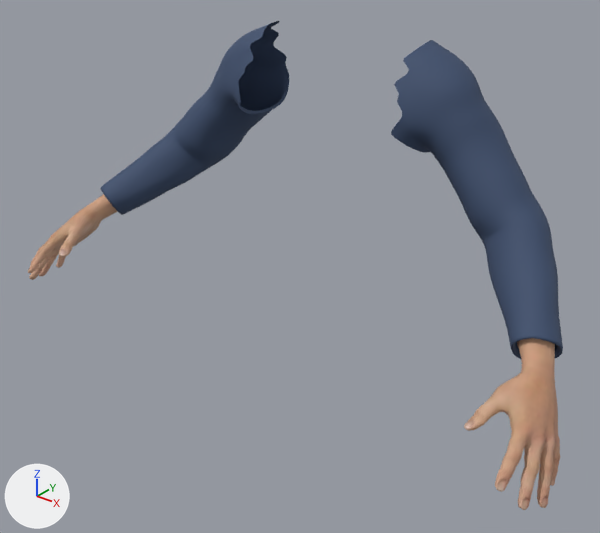
Two versions of the glTF model public/models/fp_body.glb, one commit apart.
Before and after are seen from a 50 mm lens placed at (0.868, -1.224, 1.792), pointed at (0.037, -0.186, 1.148). The axes (+X, +Y, +Z) are drawn at lower left. The lights are the same throughout. The first picture is the older version. Vertices at exactly the same position are counted once.

The scene before the commit, as lines of its bpy script (objects in view):
```python
mat_angler_man_body_001 = principled_material('angler_man.body.001')
mat_angler_man_body_001.texture = img_middleage_lightskinned_male_diffuse  # with its transparency
mat_angler_man_body_001.roughness = 0.7
mat_jacket = principled_material('jacket')
mat_jacket.base_color = (0.045, 0.075, 0.15)  # dark blue #3c4d6c
mat_jacket.roughness = 0.78
me_base_001 = bpy.data.meshes.new('base.001')
me_base_001.from_pydata(...)  # 3378 vertices, 6712 faces; spans x -0.576..0.576, y -0.375..-0.153, z 0.99..1.173
me_base_001.materials.append(mat_angler_man_body_001)  # picture img_middleage_lightskinned_male_diffuse
me_base_003 = bpy.data.meshes.new('base.003')
me_base_003.from_pydata(...)  # 4036 vertices, 7856 faces; spans x -0.516..0.513, y -0.21..0.062, z 1.111..1.53
me_base_003.materials.append(mat_jacket)  # dark blue #3c4d6c
ob_fp_arms = bpy.data.objects.new('fp_arms', me_base_001)
ob_fp_arms.location = (0.0, 0.0, 0.0)
ob_fp_sleeve = bpy.data.objects.new('fp_sleeve', me_base_003)
ob_fp_sleeve.location = (0.0, 0.0, 0.0)
```
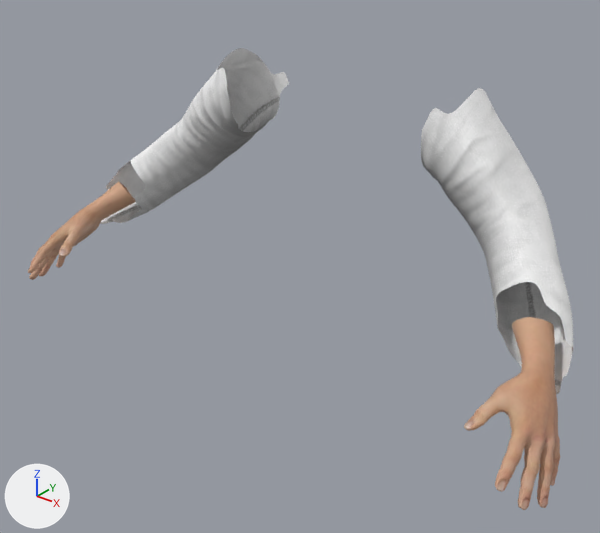
Boxes [x1, y1, x2, y2] around the edits, measured in the pictures (600 x 533 px; the box of a moved part takes in the faces that stretch with it):
'fp_sleeve', surface changed, reshaped
    before: [100, 21, 563, 359]
    after: [100, 48, 573, 394]
part 1 of me_base_001, added
    after: [110, 181, 555, 341]
part 2 of me_base_001, surface changed
    both: [98, 194, 556, 397]
part 3 of me_base_003, rebuilt (12% narrower)
    before: [391, 40, 563, 359]
    after: [421, 88, 573, 394]
part 4 of me_base_003, moved or reshaped
    before: [100, 21, 289, 215]
    after: [100, 48, 289, 224]

What changed in the scene script:
```text
Add img_male_casualsuit05_diffuse_sleeve:
    img_male_casualsuit05_diffuse_sleeve = load_image('male_casualsuit05_diffuse_sleeve', '_unpacked/male_casualsuit05_diffuse_sleeve', 1024, 520, 'sRGB')
Add img_male_casualsuit05_normal_sleeve:
    img_male_casualsuit05_normal_sleeve = load_image('male_casualsuit05_normal_sleeve', '_unpacked/male_casualsuit05_normal_sleeve', 2048, 1040, 'Non-Color')
Add img_fp_skin_albedo_d:
    img_fp_skin_albedo_d = load_image('fp_skin_albedo_d', '_unpacked/fp_skin_albedo_d', 2048, 2048, 'sRGB')
Add img_fp_skin_normal_d:
    img_fp_skin_normal_d = load_image('fp_skin_normal_d', '_unpacked/fp_skin_normal_d', 2048, 2048, 'Non-Color')
Add img_fp_skin_rough_d:
    img_fp_skin_rough_d = load_image('fp_skin_rough_d', '_unpacked/fp_skin_rough_d', 2048, 2048, 'Non-Color')
Change mat_angler_man_body_001:
    remove # nodes: BsdfPrincipled, OutputMaterial, TexImage
    remove # uses the picture img_middleage_lightskinned_male_diffuse
    nodes: BsdfPrincipled, Math, NormalMap, OutputMaterial, SeparateColor, TexImage x3
    uses the picture img_fp_skin_albedo_d
    uses the picture img_fp_skin_normal_d
    uses the picture img_fp_skin_rough_d
Change mat_jacket:
    where n0 = _N.new('ShaderNodeBsdfPrincipled'); n0.name = 'Principled BSDF'
    remove n0.inputs[0].default_value = (0.045, 0.075, 0.15, 1.0)  # 'Base Color', dark blue #3c4d6c
    n0.inputs[2].default_value: 0.78 -> 0.8  # 'Roughness'
    add n2 = _N.new('ShaderNodeTexImage'); n2.name = 'Image Texture'
    add n2.image = img_male_casualsuit05_diffuse_sleeve
    add n3 = _N.new('ShaderNodeNormalMap'); n3.name = 'Normal Map'
    add n3.uv_map = 'UVMap'
    add n4 = _N.new('ShaderNodeTexImage'); n4.name = 'Image Texture.001'
    add n4.image = img_male_casualsuit05_normal_sleeve
    add _L.new(n2.outputs[0], n0.inputs[0])  # 'Color' to 'Base Color'
    add _L.new(n3.outputs[0], n0.inputs[5])  # 'Normal' to 'Normal'
    add _L.new(n4.outputs[0], n3.inputs[1])  # 'Color' to 'Color'
Change me_base_001:
    used by ob_fp_arms; location = (0.0, 0.0, 0.0)
    remove me_base_001.from_pydata(...)  # 3378 vertices, 6712 faces; spans x -0.576..0.576, y -0.375..-0.153, z 0.99..1.173
    add me_base_001.from_pydata(...)  # 3418 vertices, 6792 faces; spans x -0.576..0.576, y -0.375..-0.134, z 0.99..1.187
    me_base_001 part 1
    40 vertices are added at x -0.487..0.487, y -0.172..-0.134, z 1.139..1.187
    80 new faces join them
    me_base_001 part 2: 6712 kept faces spanning x -0.576..0.576, y -0.375..-0.153, z 0.99..1.173 get new texture (UV) coordinates
Change me_base_003:
    used by ob_fp_sleeve; location = (0.0, 0.0, 0.0)
    remove me_base_003.from_pydata(...)  # 4036 vertices, 7856 faces; spans x -0.516..0.513, y -0.21..0.062, z 1.111..1.53
    add me_base_003.from_pydata(...)  # 7168 vertices, 13952 faces; spans x -0.53..0.53, y -0.191..0.082, z 1.087..1.465
    me_base_003 part 3: the loose piece of 2018 vertices spanning x 0.152..0.513, y -0.207..0.06, z 1.111..1.53 is rebuilt with 3584 vertices and now spans x 0.205..0.53, y -0.191..0.082, z 1.087..1.465
    me_base_003 part 4: 1 vertex moved within x -0.386, y 0.006, z 1.221; 2016 vertices removed from x -0.516..-0.151, y -0.21..0.062, z 1.111..1.527; 3582 vertices added at x -0.53..-0.206, y -0.191..0.082, z 1.087..1.465
```
